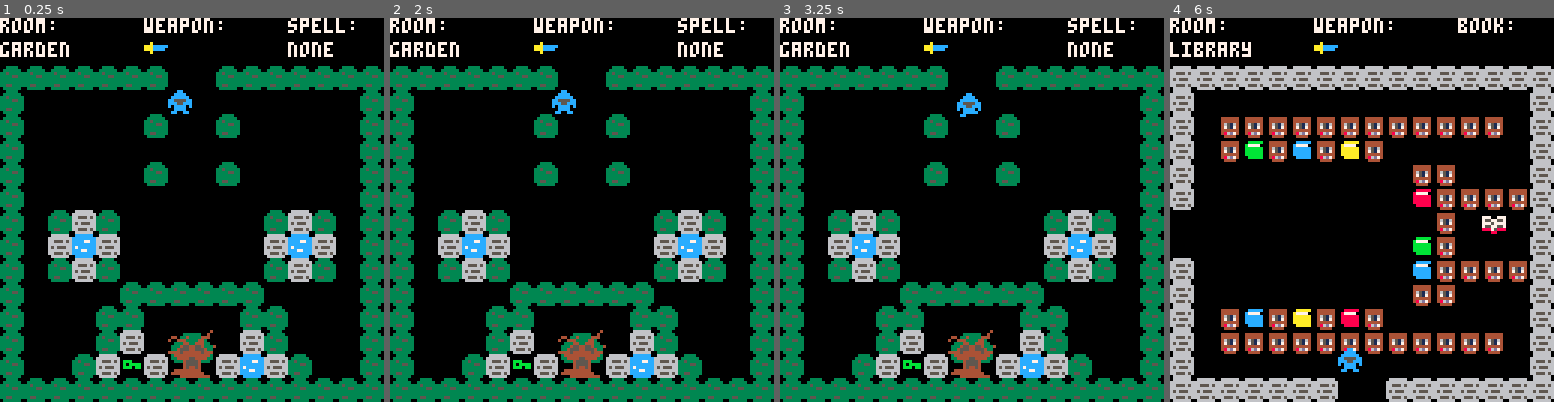
Above: before the commit, frames 1-4 (left to right).
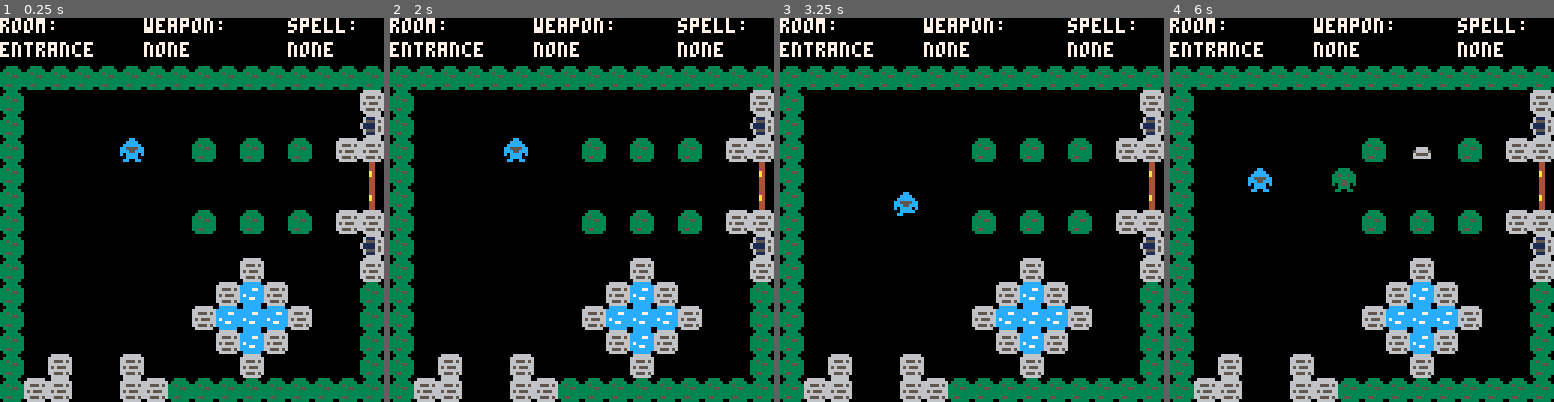
Above: after the commit, the same moments.

Repository: AddisonMink/haunted-castle
Game: PICO-8 cartridge haunted-castle.p8
Same seed, same stepped clock (60 frames per second), same inputs: the game is played once before the commit and once after it.
Inputs:
- Up to frame 1 (0.25 s): no input
- Up to frame 2 (2 s): tap O (Z key) at 0.33, 0.7, 1.43 s; tap X (X key) at 1.07 s; hold Left from 1.97 s (still down)
- Up to frame 3 (3.25 s): tap X (X key) every 0.33 s from 2.07 to 3.07 s; tap O (Z key) at 2.22, 3.1 s; release Left at 2.37 s; hold Down 2.42-2.82 s; hold Right from 2.87 s (still down)
- Up to frame 4 (6 s): tap X (X key) every 0.33 s from 3.4 to 5.73 s; release Right at 3.53 s; hold Up 3.58-4.08 s; tap O (Z key) at 3.98, 4.87, 5.75 s; hold Right 4.13-4.53 s; hold Down 4.58-5.08 s; hold Left 5.13-5.8 s; hold Up from 5.85 s (still down)

The runs differ from the first frame. In frame 1, 28% of the frame differs, in the area x 0-100%, y 6-100%; in frame 2, 28%; in frame 3, 28%; in frame 4, 38%, in the area x 0-100%, y 0-100%.

Commit message:
restore global state.

Diff:
--- a/haunted-castle.p8
+++ b/haunted-castle.p8
@@ -20,11 +20,11 @@
 
 -- global state
 debug_msg = nil
-weapon = player_sword
+weapon = nil
 spell = nil
 spell_cnt = 1
 room = nil
-room_id = 601
+room_id = 101
 blue_key = false
 green_key = false
 red_key = false
